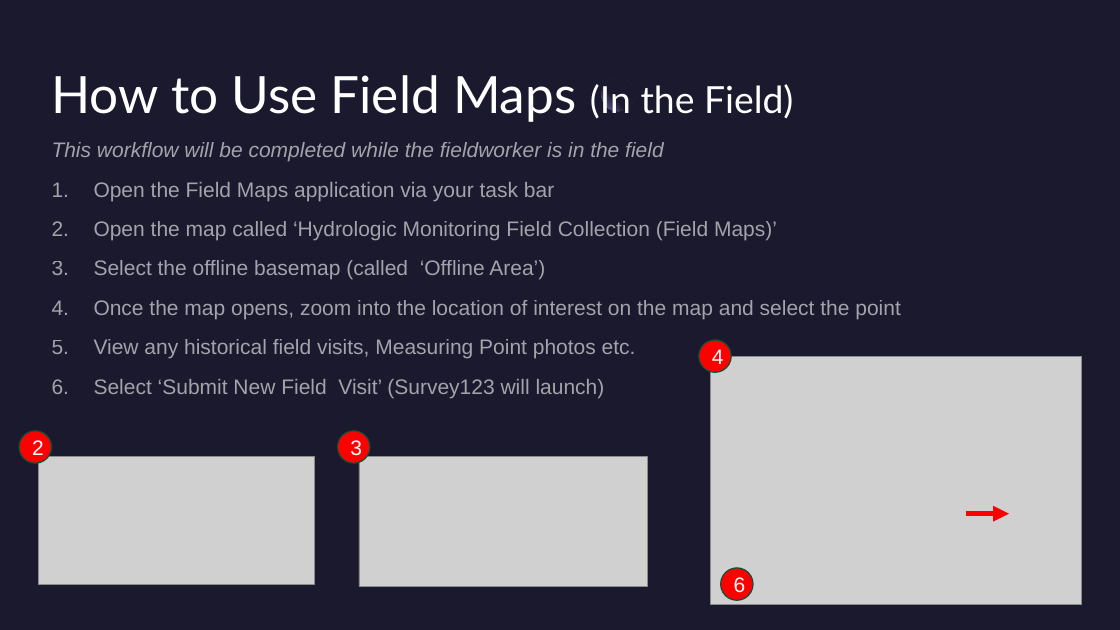
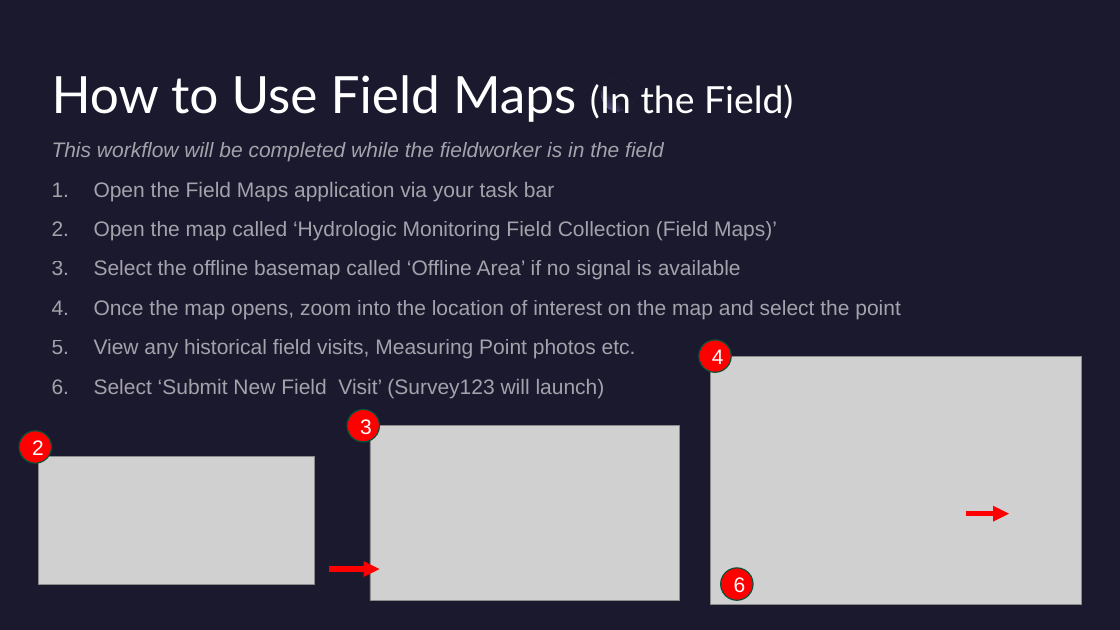
Before and after one commit to NWFWMD-IT/Hydrologic-Monitoring-Project, a slide deck: slide 5 of documents/user_guides/Hydrologic-Monitoring-Project-Fieldwork-Instructions.pptx. Drawn at 1120x630 pixels with LibreOffice and Linux fonts; fonts in the diff are those of the drawing; grey boxes stand for pictures. Boxes give left, top, right and bottom in pixels: in the first picture for what was removed or moved away, otherwise in the second. Text is boxed around its words. In the diff, an @@ line names an element or a change of style, - is before the commit and + after.

Commit message:
Updated Image

```diff
--- a/documents/user_guides/Hydrologic-Monitoring-Project-Fieldwork-Instructions.pptx
+++ b/documents/user_guides/Hydrologic-Monitoring-Project-Fieldwork-Instructions.pptx
@@ text at [94, 260, 741, 280]: text changed @@
-3. Select the offline basemap (called ‘Offline Area’)
+3. Select the offline basemap called ‘Offline Area’ if no signal is available
@@ ellipse "3": place and size @@
-ellipse "3" at [338, 431, 371, 464]
+ellipse "3" at [347, 409, 380, 442]
@@ picture: place and size @@
-picture at [359, 457, 648, 586]
+picture at [370, 426, 679, 601]
@@ freeform shape removed at [514, 514, 590, 590] @@
@@ arrow added from (329, 569) to (380, 569), #FF0000 4.5 pt @@
```
